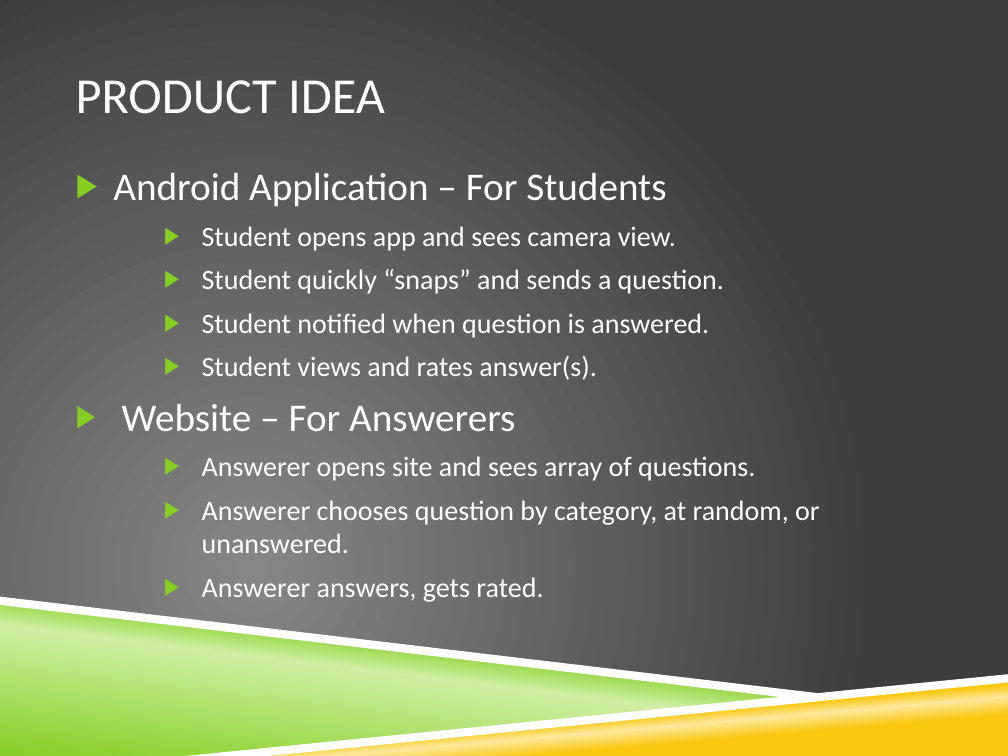
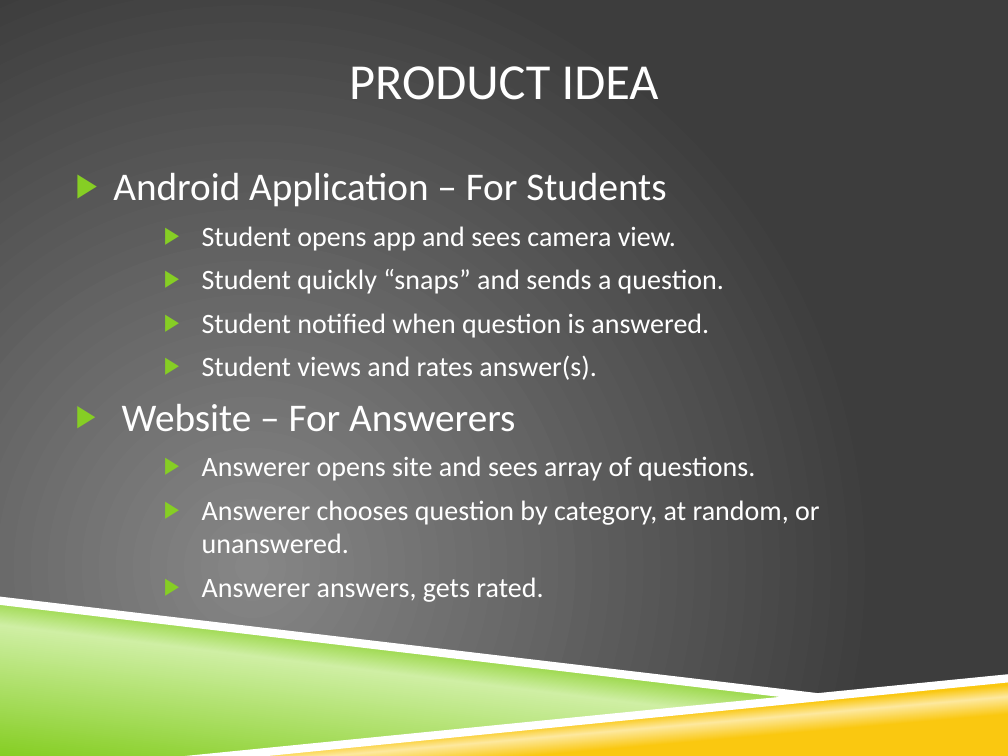
Before and after one commit to razfriman/Snap2Ask, a slide deck: slide 4 of Proposal_Concise.pptx. Drawn at 1008x756 pixels with LibreOffice and Linux fonts; fonts in the diff are those of the drawing; background and template pictures are left out. Boxes give left, top, right and bottom in pixels: in the first picture for what was removed or moved away, otherwise in the second. Text is boxed around its words. In the diff, an @@ line names an element or a change of style, - is before the commit and + after.

```diff
--- a/Proposal_Concise.pptx
+++ b/Proposal_Concise.pptx
@@ title "PRODUCT IDEA": place and size @@
-title "PRODUCT IDEA" at box(76, 80, 385, 114)
+title "PRODUCT IDEA" at box(349, 66, 659, 100)
@@ title "PRODUCT IDEA" at box(349, 66, 659, 100): alignment left to centre @@
```
Also in this commit, not shown: 9 other slides changed.
